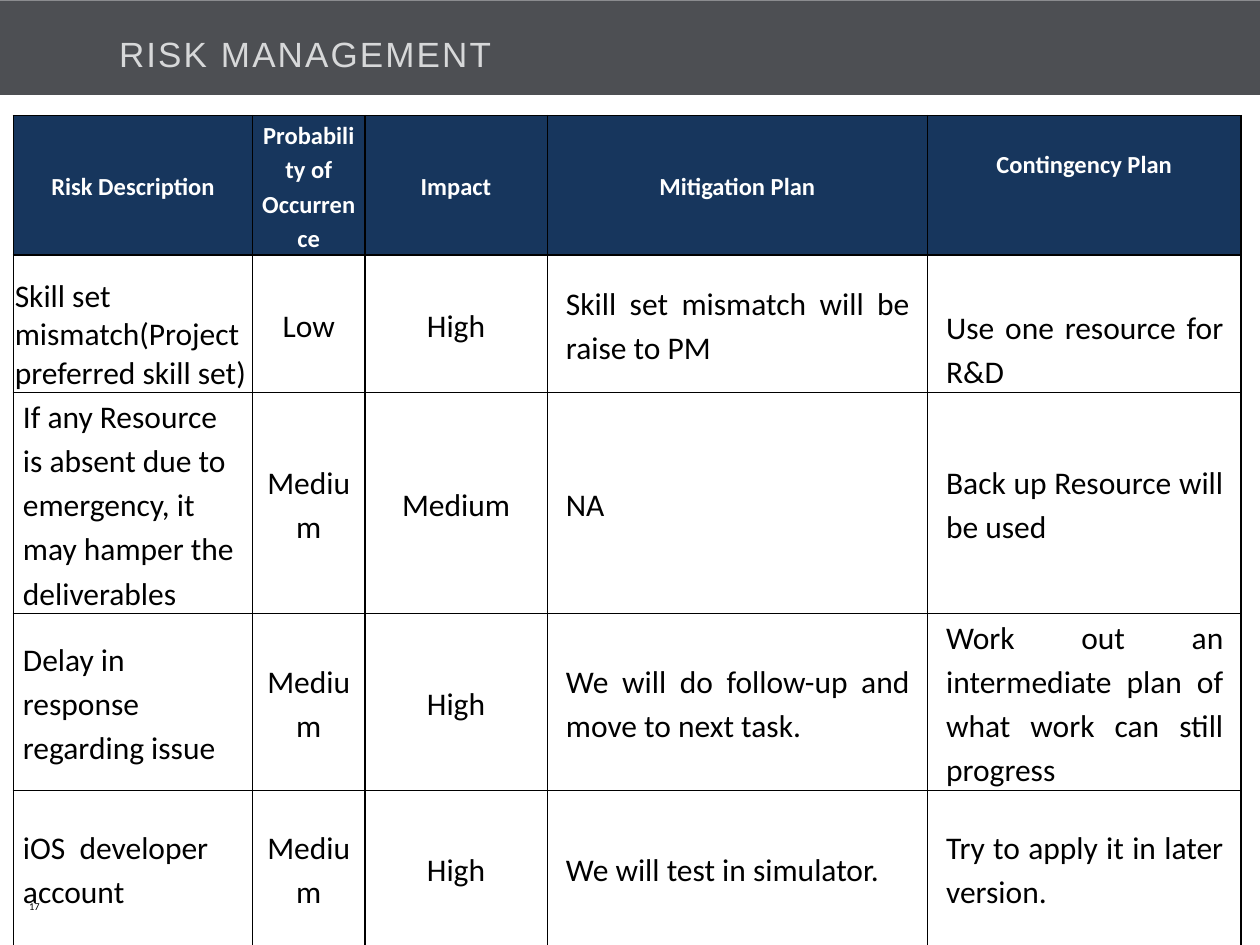
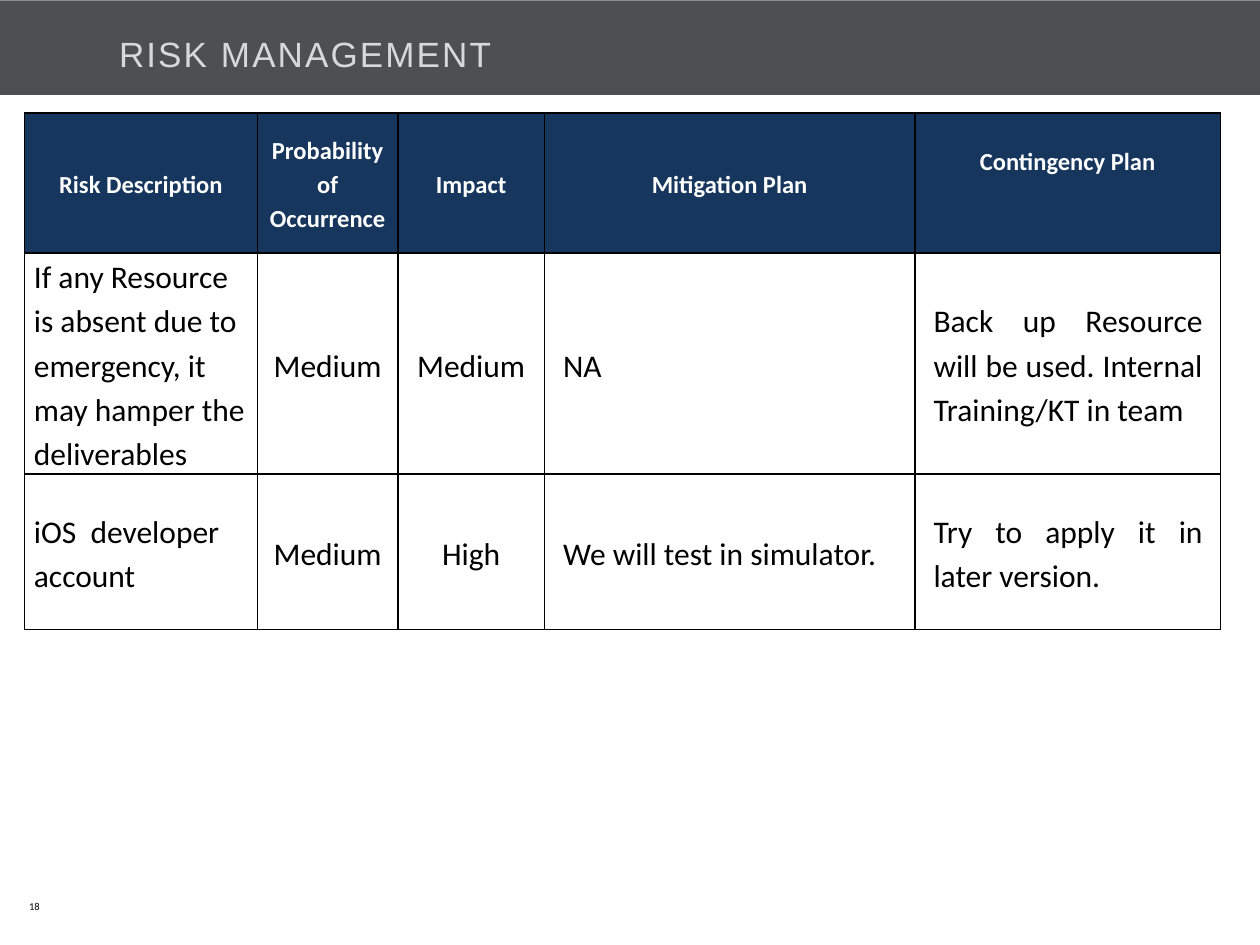
Before and after one commit to Bajarangi/demo, a slide deck: slide 18 of trunk/EasiCab/Documents/EASiCab_POC_kick off.pptx (slide 17 before the commit). Drawn at 1260x945 pixels with LibreOffice and Linux fonts; fonts in the diff are those of the drawing; background and template pictures are left out. Boxes give left, top, right and bottom in pixels: in the first picture for what was removed or moved away, otherwise in the second. Text is boxed around its words. In the diff, an @@ line names an element or a change of style, - is before the commit and + after.

```diff
--- a/trunk/EasiCab/Documents/EASiCab_POC_kick off.pptx
+++ b/trunk/EasiCab/Documents/EASiCab_POC_kick off.pptx
@@ table at [24,113,1220,627] @@
-row 2: Skill set mismatch(Project preferred skill set) | Low | High | Skill set mismatch will be raise to PM | Use one resource for R&D
-row 3: If any Resource is absent due to emergency, it may hamper the deliverables | Medium | Medium | NA | Back up Resource will be used
-row 4: Delay in response regarding issue | Medium | High | We will do follow-up and move to next task. | Work out an intermediate plan of what work can still progress
+row 2: If any Resource is absent due to emergency, it may hamper the deliverables | Medium | Medium | NA | Back up Resource will be used. Internal Training/KT in team
@@ table: place and size @@
-table at [14,116,1242,935]
+table at [24,113,1220,627]
@@ page number at [29,903,40,910]: text changed @@
-17
+18
```
Also in this commit, not shown: 12 other slides changed, 1 slide added.
